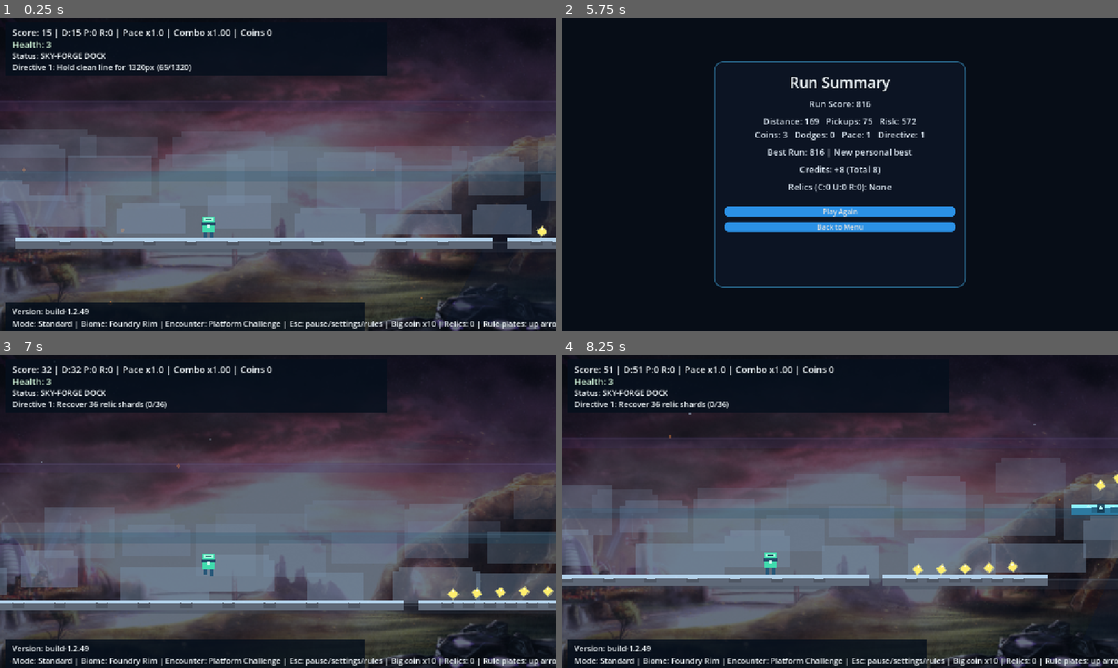
Above: before the commit, frames 1-4 (two rows, left to right).
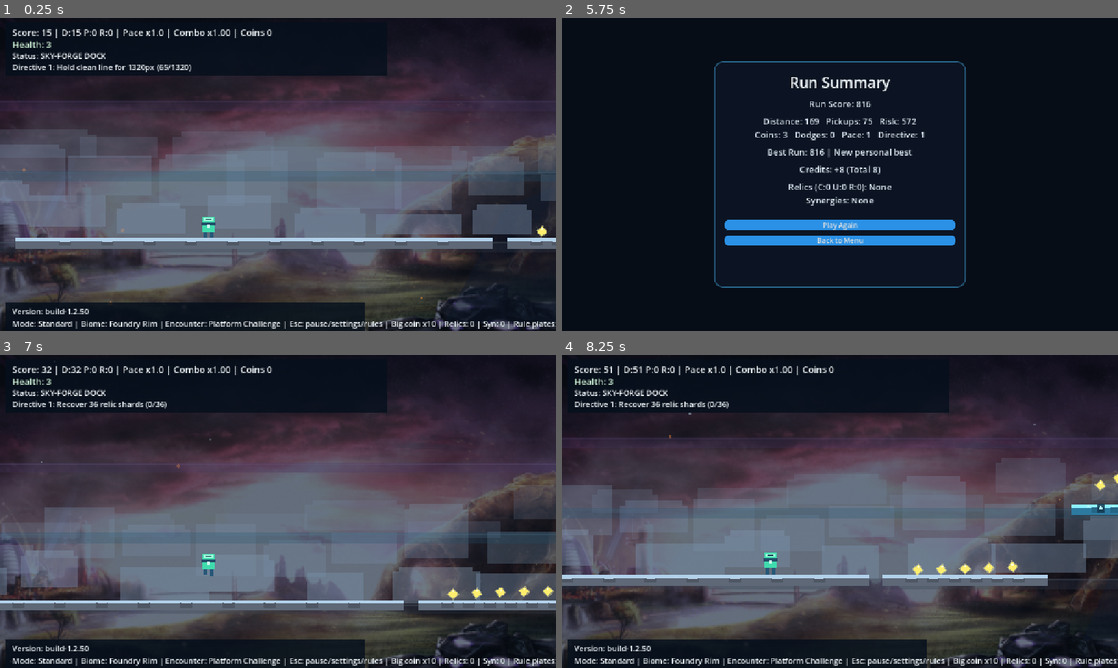
Above: after the commit, the same moments.

Repository: DKE-DEV-33/Endless-Runner-Redux
Game: Godot game, scene res://scenes/Main.tscn
The game is run twice, just before and just after one commit, with the same random seed, the same clock (stepped at 60 frames per second) and the same inputs.
Inputs:
- Up to frame 1 (0.25 s): no input
- Up to frame 2 (5.75 s): tap Enter at 0.5 s; hold Right (ui_right) 0.53-2.03 s; tap Space (jump) at 0.77, 1.52, 3.02, 3.77, 4.52 s; hold Left (ui_left) 2.03-2.78 s; hold Right (ui_right) 2.78-4.28 s; hold Left (ui_left) 4.28-5.03 s; hold Right (ui_right) from 5.03 s (still down)
- Up to frame 3 (7 s): release Right (ui_right) at 5.75 s; click "Play Again" at 5.75 s; hold Left (ui_left) from 6.53 s (still down); tap Space (jump) at 6.77 s
- Up to frame 4 (8.25 s): tap Space (jump) at 7.52 s; release Left (ui_left) at 8.03 s; hold Right (ui_right) from 8.03 s (still down)

The runs differ from the first frame. In frame 1, 0.2% of the frame differs, in the area x 14-100%, y 92-100%; in frame 2, 3.6%, in the area x 29-71%, y 57-73%; in frame 3, 0.2%; in frame 4, 0.2%.

Commit message:
Add relic synergy system with HUD and summary tracking

Diff:
--- a/scripts/main.gd
+++ b/scripts/main.gd
@@ -1,5 +1,5 @@
 extends Node2D
-const BUILD_VERSION: String = "build-1.2.49"
+const BUILD_VERSION: String = "build-1.2.50"
 
 const PLATFORM_THICKNESS: float = 24.0
 const PLAYER_AHEAD_SPAWN: float = 1650.0
@@ -212,11 +212,20 @@
 var relic_draft_active: bool = false
 var relic_draft_safe_timer: float = 0.0
 var relic_drafts_without_rare: int = 0
+var run_active_synergies: Array[String] = []
 var relic_flash_until: float = 0.0
 var run_coin_bonus_mult: float = 0.0
 var run_chrono_bonus_sec: float = 0.0
 var run_fireguard_bonus_sec: float = 0.0
 var run_magnet_bonus_radius: float = 0.0
+var run_synergy_coin_bonus_mult: float = 0.0
+var run_synergy_chrono_bonus_sec: float = 0.0
+var run_synergy_fireguard_bonus_sec: float = 0.0
+var run_synergy_magnet_bonus_radius: float = 0.0
+var run_synergy_health_cap_bonus: int = 0
+var run_synergy_health_spawn_bonus: float = 0.0
+var run_synergy_score_bonus_mult: float = 0.0
+var run_synergy_absorb_bonus_score: int = 0
 var rift_event_type: int = 0
 var rift_event_name: String = ""
 var rift_event_target: int = 0
@@ -1406,6 +1415,8 @@
 	hazard_hit_cooldown = HAZARD_HIT_COOLDOWN
 	if shield_hits > 0:
 		shield_hits -= 1
+		if run_synergy_absorb_bonus_score > 0:
+			risk_score += run_synergy_absorb_bonus_score
 		_play_sfx_tone(520.0, 0.12, -6.0)
 		_set_info_notice("Aegis absorbed impact", 2.0)
 		return
@@ -1447,12 +1458,12 @@
 		_set_info_notice("Aegis acquired: next hit blocked", 2.8)
 		_play_sfx_tone(420.0, 0.16, -8.0)
 	elif kind == AbilityType.CHRONO:
-		chrono_until = run_seconds + CHRONO_DURATION + run_chrono_bonus_sec
+		chrono_until = run_seconds + CHRONO_DURATION + run_chrono_bonus_sec + run_synergy_chrono_bonus_sec
 		Engine.time_scale = 0.84
 		_set_info_notice("Chrono surge: time dilated", 2.8)
 		_play_sfx_tone(300.0, 0.18, -8.0)
 	elif kind == AbilityType.FIREGUARD:
-		fireguard_until = run_seconds + FIREGUARD_DURATION + (float(perk_fireguard_level) * FIREGUARD_BONUS_SECONDS_PER_LEVEL) + run_fireguard_bonus_sec
+		fireguard_until = run_seconds + FIREGUARD_DURATION + (float(perk_fireguard_level) * FIREGUARD_BONUS_SECONDS_PER_LEVEL) + run_fireguard_bonus_sec + run_synergy_fireguard_bonus_sec
 		_set_info_notice("Fireguard online: chasers pass through harmlessly", 2.8)
 		_play_sfx_tone(640.0, 0.14, -8.0)
 	else:
@@ -1625,7 +1636,7 @@
 func _update_magnet_pull(delta: float) -> void:
 	if magnet_until <= run_seconds:
 		return
-	var magnet_radius: float = MAGNET_RADIUS + run_magnet_bonus_radius
+	var magnet_radius: float = MAGNET_RADIUS + run_magnet_bonus_radius + run_synergy_magnet_bonus_radius
 	var pull_target: Vector2 = player.global_position + Vector2(0.0, -18.0)
 	for coin: Area2D in coins:
 		if not is_instance_valid(coin):
@@ -1855,11 +1866,11 @@
 	return "Directive: --"
 
 func _apply_health_delta(delta: int) -> void:
-	health = clampi(health + delta, 0, max_health_cap)
+	health = clampi(health + delta, 0, max_health_cap + run_synergy_health_cap_bonus)
 	_refresh_health_label()
 
 func _coin_points(multiplier: int = 1) -> int:
-	var bonus_mult: float = 1.0 + (float(perk_coin_value_level) * COIN_VALUE_BONUS_PER_LEVEL) + run_coin_bonus_mult
+	var bonus_mult: float = 1.0 + (float(perk_coin_value_level) * COIN_VALUE_BONUS_PER_LEVEL) + run_coin_bonus_mult + run_synergy_coin_bonus_mult
 	var points: float = float(25 * multiplier) * bonus_mult
 	return maxi(1, int(round(points)))
 
@@ -1877,7 +1888,7 @@
 	_set_info_notice("%s | Pace level: %d" % [reason, pace_level], 2.1)
 
 func _compute_health_spawn_chance() -> float:
-	var health_missing: int = max_health_cap - health
+	var health_missing: int = (max_health_cap + run_synergy_health_cap_bonus) - health
 	var pace_level: int = player.get_pace_level()
 	var difficulty_penalty: float = minf(0.36, float(mission_tier - 1) * 0.020 + float(current_section) * 0.014)
 	var pressure_bonus: float = float(health_missing) * 0.135
@@ -1886,7 +1897,7 @@
 	var coins_to_next_heart: int = maxi(0, next_bonus_heart_at - total_coins_collected)
 	var economy_pressure_bonus: float = 0.05 if (health <= 2 and coins_to_next_heart > 65) else 0.0
 	var rift_penalty: float = 0.06 if rift_active else 0.0
-	var chance: float = 0.09 + pressure_bonus + critical_bonus + pace_bonus + economy_pressure_bonus - difficulty_penalty - rift_penalty
+	var chance: float = 0.09 + pressure_bonus + critical_bonus + pace_bonus + economy_pressure_bonus + run_synergy_health_spawn_bonus - difficulty_penalty - rift_penalty
 
 	# "Pity" protection: at critical health on repeated dangerous routes, force a spawn.
 	if health <= 1 and danger_routes_since_health >= 2:
@@ -1898,7 +1909,7 @@
 
 func _base_info_text() -> String:
 	var text: String = "Mode: %s | Biome: %s | Encounter: %s | Esc: pause/settings/rules | Big coin x10" % [run_mode.capitalize(), _current_biome().get("name", "Sky-Forge"), _encounter_name()]
-	text += " | Relics: %d" % run_relics.size()
+	text += " | Relics: %d | Syn: %d" % [run_relics.size(), run_active_synergies.size()]
 	if rift_active and rift_event_type != RiftEventType.NONE:
 		text += " | Event: %s %d/%d" % [rift_event_name, rift_event_progress, rift_event_target]
 	return text
@@ -1934,7 +1945,8 @@
 	_refresh_info_label()
 
 func _current_score() -> int:
-	return _distance_points() + pickup_score + risk_score
+	var base_score: int = _distance_points() + pickup_score + risk_score
+	return int(round(float(base_score) * (1.0 + run_synergy_score_bonus_mult)))
 
 func _distance_points() -> int:
 	return int(float(distance_score) * _speed_multiplier())
@@ -1978,6 +1990,7 @@
 	get_tree().set_meta("total_credits", total_credits)
 	get_tree().set_meta("last_relics", _run_relics_text())
 	get_tree().set_meta("last_relic_rarity", _run_relic_rarity_text())
+	get_tree().set_meta("last_synergies", _run_synergies_text())
 	get_tree().paused = false
 	get_tree().change_scene_to_file("res://scenes/RunSummary.tscn")
 
@@ -2015,12 +2028,22 @@
 	relic_draft_active = false
 	relic_draft_safe_timer = 0.0
 	relic_drafts_without_rare = 0
+	run_active_synergies.clear()
 	run_coin_bonus_mult = 0.0
 	run_chrono_bonus_sec = 0.0
 	run_fireguard_bonus_sec = 0.0
 	run_magnet_bonus_radius = 0.0
+	run_synergy_coin_bonus_mult = 0.0
+	run_synergy_chrono_bonus_sec = 0.0
+	run_synergy_fireguard_bonus_sec = 0.0
+	run_synergy_magnet_bonus_radius = 0.0
+	run_synergy_health_cap_bonus = 0
+	run_synergy_health_spawn_bonus = 0.0
+	run_synergy_score_bonus_mult = 0.0
+	run_synergy_absorb_bonus_score = 0
 	relic_flash_until = 0.0
 	relic_flash.visible = false
+	_recompute_synergies()
 
 func _grant_relic_for_section(section_index: int) -> void:
 	if section_index <= 0 or (section_index % RELIC_SECTION_INTERVAL) != 0:
@@ -2170,6 +2193,42 @@
 			run_magnet_bonus_radius += 50.0
 		"vitality_cell":
 			_apply_health_delta(1)
+	_recompute_synergies()
+
+func _recompute_synergies() -> void:
+	run_active_synergies.clear()
+	run_synergy_coin_bonus_mult = 0.0
+	run_synergy_chrono_bonus_sec = 0.0
+	run_synergy_fireguard_bonus_sec = 0.0
+	run_synergy_magnet_bonus_radius = 0.0
+	run_synergy_health_cap_bonus = 0
+	run_synergy_health_spawn_bonus = 0.0
+	run_synergy_score_bonus_mult = 0.0
+	run_synergy_absorb_bonus_score = 0
+
+	if run_relics.has("coin_lens") and run_relics.has("magnet_array"):
+		run_active_synergies.append("Relic Harvester")
+		run_synergy_coin_bonus_mult += 0.12
+		run_synergy_magnet_bonus_radius += 60.0
+	if run_relics.has("chrono_spool") and run_relics.has("firecore"):
+		run_active_synergies.append("Temporal Furnace")
+		run_synergy_chrono_bonus_sec += 0.8
+		run_synergy_fireguard_bonus_sec += 0.8
+	if run_relics.has("aegis_shard") and run_relics.has("vitality_cell"):
+		run_active_synergies.append("Bulwark Circuit")
+		run_synergy_health_cap_bonus += 1
+		run_synergy_health_spawn_bonus += 0.08
+	if run_relics.has("coin_lens") and run_relics.has("chrono_spool"):
+		run_active_synergies.append("Time Arbitrage")
+		run_synergy_score_bonus_mult += 0.06
+	if run_relics.has("magnet_array") and run_relics.has("vitality_cell"):
+		run_active_synergies.append("Recovery Lattice")
+		run_synergy_health_spawn_bonus += 0.12
+	if run_relics.has("aegis_shard") and run_relics.has("firecore"):
+		run_active_synergies.append("Aegis Forge")
+		run_synergy_absorb_bonus_score += 45
+
+	health = mini(health, max_health_cap + run_synergy_health_cap_bonus)
 
 func _relic_display_name(relic_id: String) -> String:
 	if RELIC_LIBRARY.has(relic_id):
@@ -2239,6 +2298,11 @@
 	for relic_id: String in run_relics:
 		names.append(_relic_display_name(relic_id))
 	return ", ".join(names)
+
+func _run_synergies_text() -> String:
+	if run_active_synergies.is_empty():
+		return "None"
+	return ", ".join(run_active_synergies)
 
 func _run_relic_rarity_text() -> String:
 	if run_relics.is_empty():
--- a/scripts/run_summary.gd
+++ b/scripts/run_summary.gd
@@ -41,6 +41,7 @@
 	var total_credits: int = int(get_tree().get_meta("total_credits", 0))
 	var relics_text: String = String(get_tree().get_meta("last_relics", "None"))
 	var rarity_text: String = String(get_tree().get_meta("last_relic_rarity", "C:0 U:0 R:0"))
+	var synergies_text: String = String(get_tree().get_meta("last_synergies", "None"))
 
 	score_label.text = "Run Score: %d" % last_score
 	distance_value_label.text = str(distance_points)
@@ -53,7 +54,7 @@
 	stats_summary_label.text = "Distance: %d   Pickups: %d   Risk: %d\nCoins: %d   Dodges: %d   Pace: %d   Directive: %d" % [distance_points, pickup_points, risk_points, coins_collected, hazards_dodged, max_pace, mission_tier]
 	best_label.text = "Best Run: %d" % best_score
 	credits_label.text = "Credits: +%d (Total %d)" % [credits_earned, total_credits]
-	relics_label.text = "Relics (%s): %s" % [rarity_text, relics_text]
+	relics_label.text = "Relics (%s): %s\nSynergies: %s" % [rarity_text, relics_text, synergies_text]
 	if is_new_best:
 		best_label.text += " | New personal best"
 
